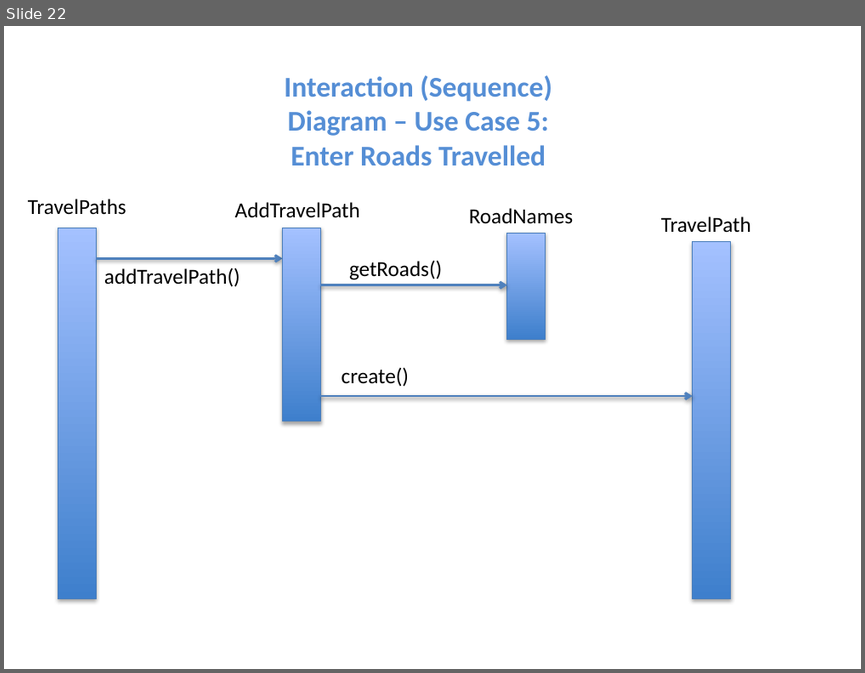
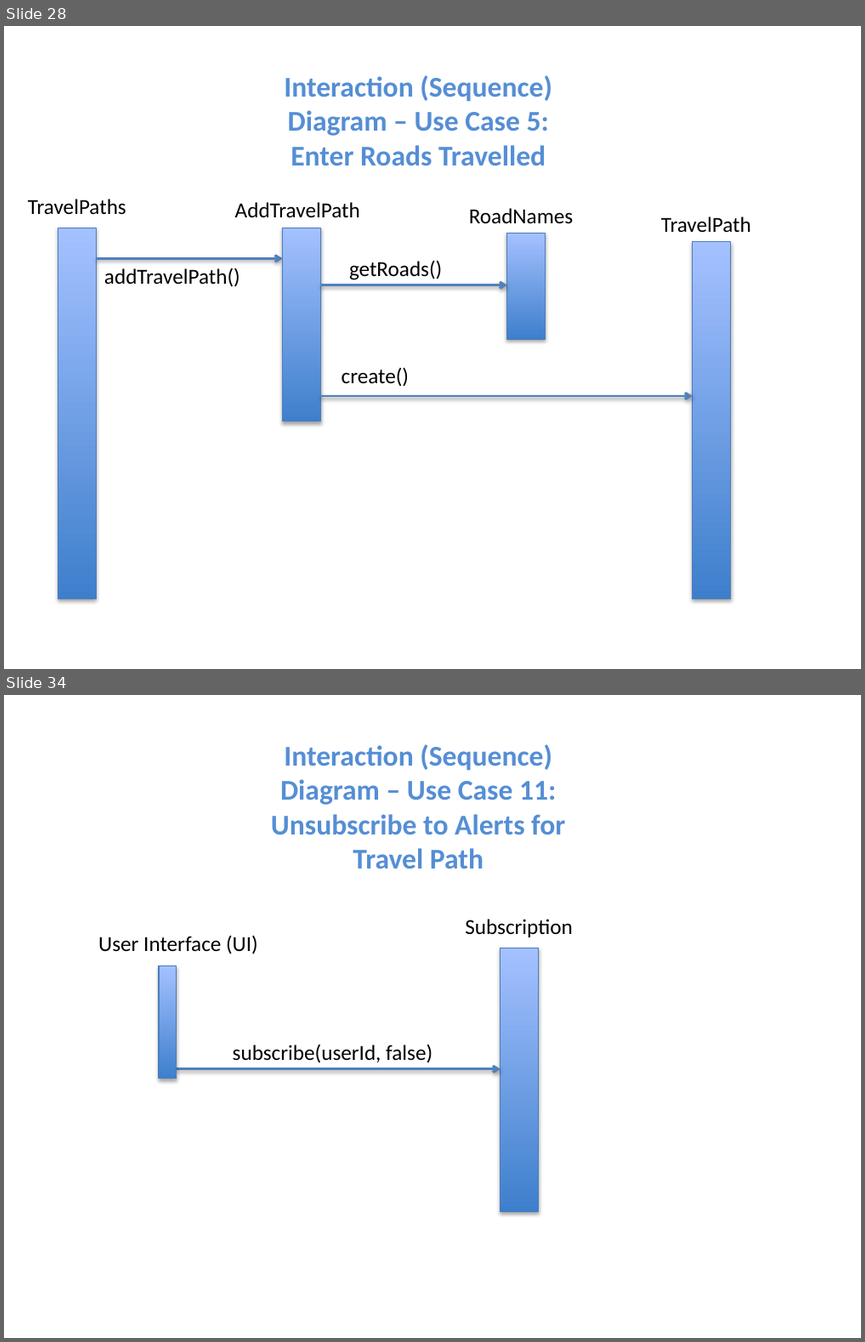
Before and after one commit to niemilkm/csc440-KevinNiemiller, a slide deck: deliverables/iteration3/other/DomainModel_SSD_ClassDiagrams.pptx. Shown one above the other, each under a label of ours: slide 22 before the commit, slides 28 and 34 after it; the slides between them are not shown. The pictures are 865x673 and 865x1342 pixels, drawn with LibreOffice and Linux fonts; fonts in the diff are those of the drawing. Boxes give left, top, right and bottom in pixels: in the first picture for what was removed or moved away, otherwise in the second. Text is boxed around its words. In the diff, an @@ line names an element or a change of style, - is before the commit and + after.

```diff
--- a/deliverables/iteration3/other/DomainModel_SSD_ClassDiagrams.pptx
+++ b/deliverables/iteration3/other/DomainModel_SSD_ClassDiagrams.pptx
@@ slide 34 added at box(4, 695, 861, 1338), background #FFFFFF @@
@@ text added at box(271, 744, 565, 868), 24 pt, text #558ED5, bold @@
+Interaction (Sequence) Diagram – Use Case 11: Unsubscribe to Alerts for Travel Path
@@ text added at box(465, 919, 573, 937), 18 pt, text #000000 @@
+Subscription
@@ text added at box(98, 935, 258, 954), 18 pt, text #000000 @@
+User Interface (UI)
@@ rectangle added at box(500, 947, 539, 1212), fill gradient #3F80CE to #A4C4FF, outline #4B7EBC 0.75 pt @@
@@ rectangle added at box(159, 966, 177, 1078), fill gradient #3F80CE to #A4C4FF, outline #4B7EBC 0.75 pt @@
@@ text added at box(233, 1043, 432, 1063), 18 pt, text #000000 @@
+subscribe(userId, false)
@@ arrow added from (177, 1068) to (500, 1068), #4F81BD 2 pt @@
@@ what was slide 22 is now slide 28 @@
```
Also in this commit, not shown: 11 slides changed, 10 other slides added, 11 other files.
